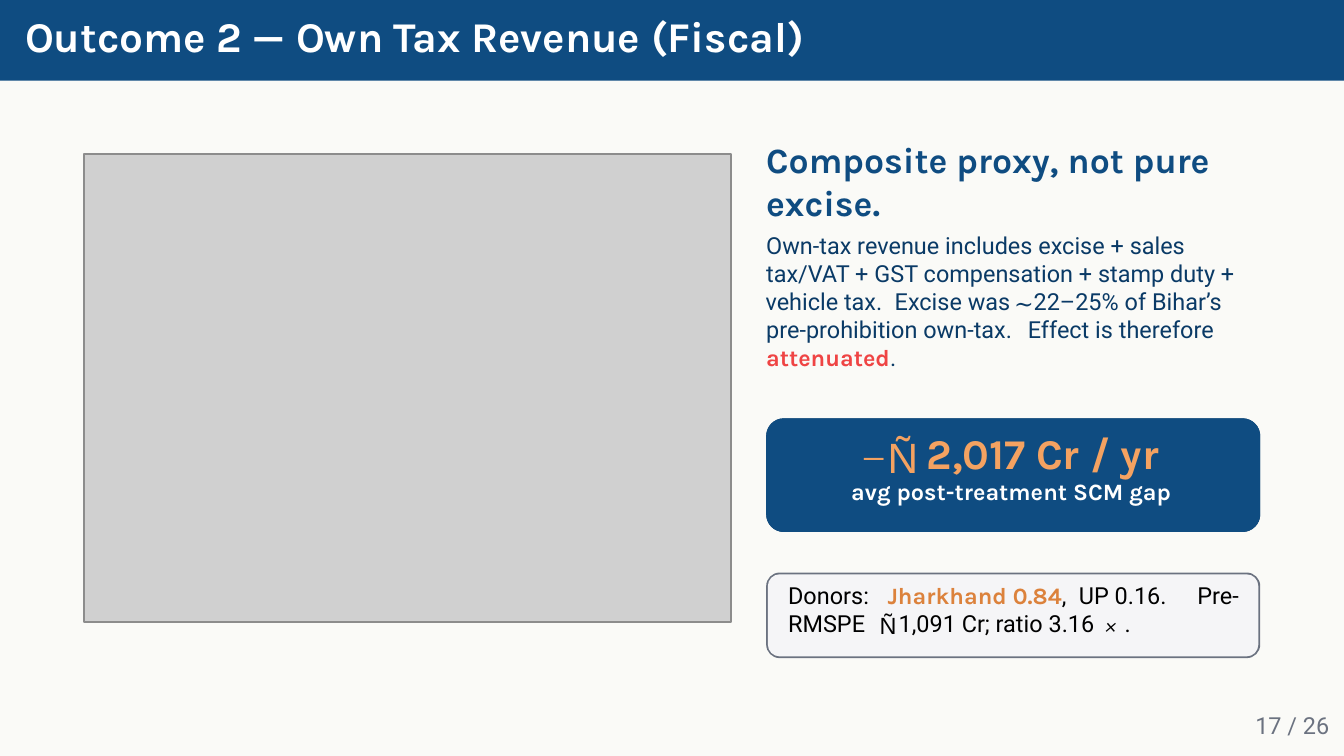
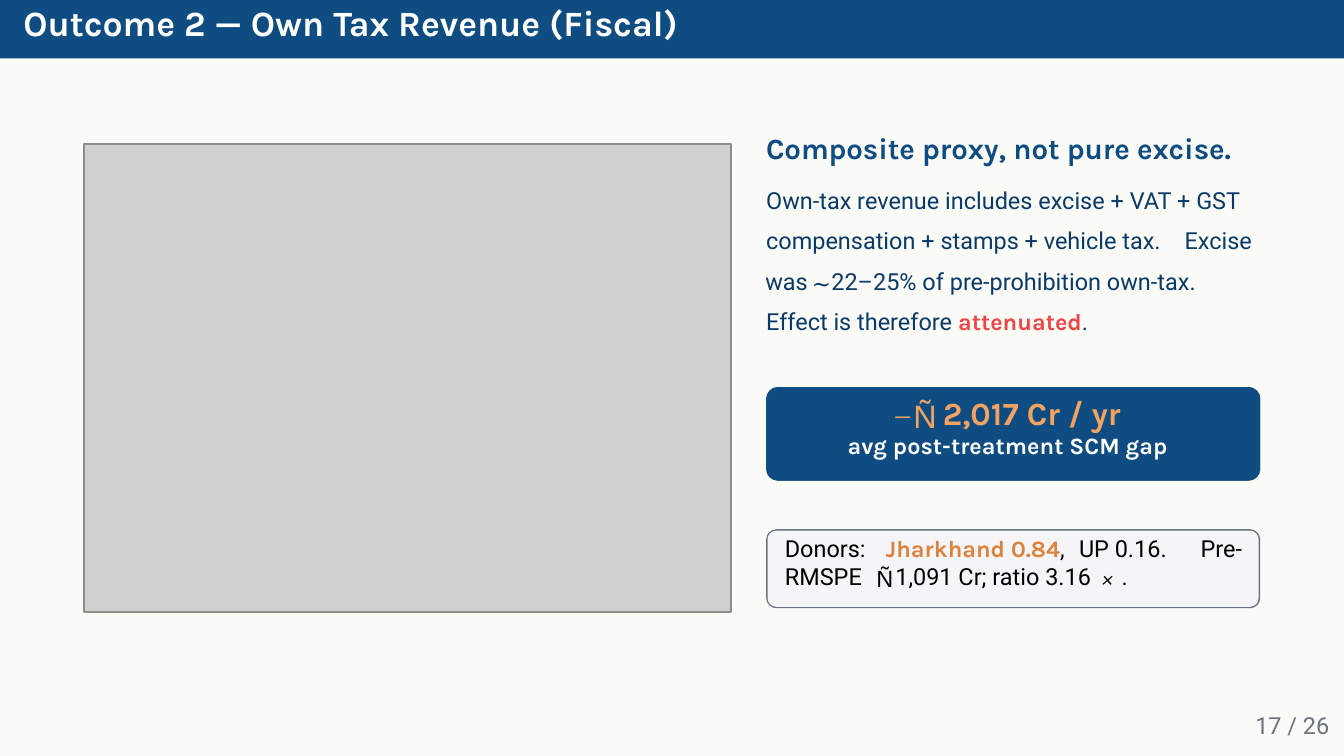
Before and after one commit to amsorrytola/scm-policy-india-, a slide deck: slide 17 of presentation/slides.pptx. Drawn at 1344x756 pixels with LibreOffice and Linux fonts; fonts in the diff are those of the drawing; grey boxes stand for pictures. Boxes give left, top, right and bottom in pixels: in the first picture for what was removed or moved away, otherwise in the second. Text is boxed around its words. In the diff, an @@ line names an element or a change of style, - is before the commit and + after.

```diff
--- a/presentation/slides.pptx
+++ b/presentation/slides.pptx
@@ freeform shape: place and size @@
-freeform shape at (0,0,1344,81)
+freeform shape at (0,0,1344,58)
@@ text "Outcome 2 — Own Tax ...": place and size @@
-text "Outcome 2 — Own Tax ..." at (25,20,804,57)
+text "Outcome 2 — Own Tax ..." at (23,9,678,40)
@@ text "Outcome 2 — Own Tax ..." at (23,9,678,40): size 14.3 to 12 pt @@
@@ picture: place and size @@
-picture at (83,154,730,621)
+picture at (83,145,730,612)
@@ text at (766,138,1231,167): text changed; size 12 to 9.9 pt @@
-Composite proxy, not pure
+Composite proxy, not pure excise.
@@ text at (766,191,1240,210): text changed @@
-Own-tax revenue includes excise + sales
+Own-tax revenue includes excise + VAT + GST
@@ text at (766,231,1160,254): text changed @@
-vehicle tax.
+compensation + stamps + vehicle tax.
@@ text at (1185,232,1252,250): text changed; size 12 to 7.9 pt; font Karla to Roboto; text colour #0F4C81 to #0A3A66; bold off @@
-excise.
+Excise
@@ text removed at (766,264,1215,287) @@
-tax/VAT + GST compensation + stamp duty +
@@ text "∼": place and size @@
-text "∼" at (1013,290,1037,322)
+text "∼" at (811,269,834,301)
@@ text at (765,277,807,291): text changed @@
-Excise was
+was
@@ text at (831,272,1196,295): text changed @@
-pre-prohibition own-tax.
+22–25% of pre-prohibition own-tax.
@@ text removed at (1034,292,1222,311) @@
-22–25% of Bihar’s
@@ text at (766,312,1088,331): text changed @@
-Effect is therefore
+Effect is therefore attenuated.
@@ text removed at (766,350,896,367) @@
-attenuated.
@@ freeform shape: place and size @@
-freeform shape at (766,418,1261,531)
+freeform shape at (766,386,1261,480)
@@ freeform shape: place and size @@
-freeform shape at (766,418,1261,531)
+freeform shape at (766,386,1261,480)
@@ text "−Ñ" at (892,403,937,428): size 14.3 to 10.9 pt @@
@@ text "−Ñ": place and size @@
-text "−Ñ" at (859,439,918,473)
+text "−Ñ" at (892,403,937,428)
@@ text "2,017 Cr / yr": place and size @@
-text "2,017 Cr / yr" at (926,441,1159,480)
+text "2,017 Cr / yr" at (943,403,1121,433)
@@ text "2,017 Cr / yr" at (943,403,1121,433): size 14.3 to 10.9 pt @@
@@ text "avg post-treatment SCM gap" rewrapped from (851,479,1171,506) to (848,438,1168,460) @@
@@ freeform shape: place and size @@
-freeform shape at (766,572,1261,657)
+freeform shape at (766,529,1261,608)
@@ freeform shape: place and size @@
-freeform shape at (768,574,1259,655)
+freeform shape at (768,531,1259,608)
@@ text "Pre-": place and size @@
-text "Pre-" at (1197,587,1238,605)
+text "Pre-" at (1201,540,1242,558)
@@ text "×": place and size @@
-text "×" at (1105,610,1129,642)
+text "×" at (1101,563,1124,595)
@@ 7 texts: place and size @@
-7 texts at (788,587,1167,642)
+7 texts at (785,540,1167,597)
```
Also in this commit, not shown: 25 other slides changed, 2 other files.
